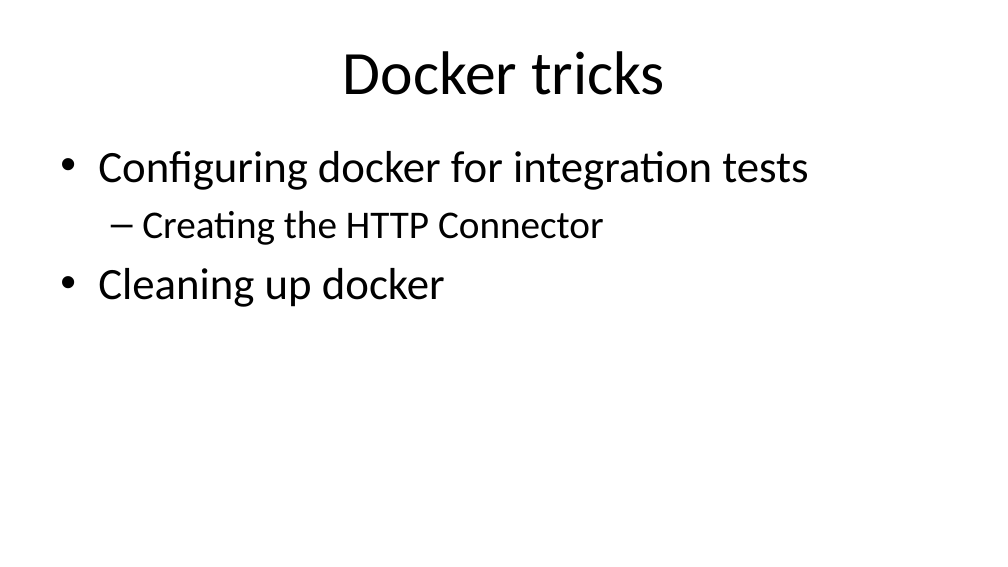
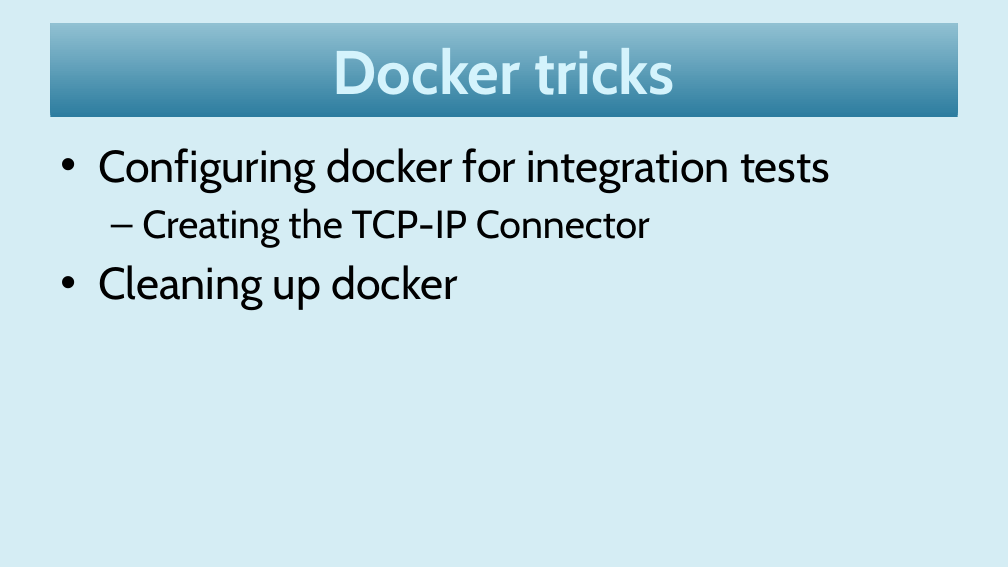
Before and after one commit to woq-blended/woq.github.io, a slide deck: slide 19 of media/IntegrationTesting.pptx. Drawn at 1008x567 pixels with LibreOffice and Linux fonts; fonts in the diff are those of the drawing. Boxes give left, top, right and bottom in pixels: in the first picture for what was removed or moved away, otherwise in the second. Text is boxed around its words. In the diff, an @@ line names an element or a change of style, - is before the commit and + after.

Commit message:
Working on Integration test presentation.

```diff
--- a/media/IntegrationTesting.pptx
+++ b/media/IntegrationTesting.pptx
@@ background #FFFFFF to #D5EDF4 @@
@@ title "Docker tricks": place and size @@
-title "Docker tricks" at [343, 51, 665, 95]
+title "Docker tricks" at [50, 23, 958, 118]
@@ title "Docker tricks" at [50, 23, 958, 118]: font Calibri to Cabin, text colour #000000 to #D5F4FD, letter outline none to #002144 1 pt, bold on; fill none to gradient #2C7C9F to #91C1D2 @@
@@ text at [98, 148, 830, 310]: font Calibri to Cabin in "Configuring docker for integration tests", "Cleaning up docker" @@
@@ text at [142, 208, 650, 247]: text changed; font Calibri to Cabin @@
-  – Creating the HTTP Connector
+  – Creating the TCP-IP Connector
```
Also in this commit, not shown: 24 other slides changed, 5 slides added, 3 slides removed, 3 other files.
